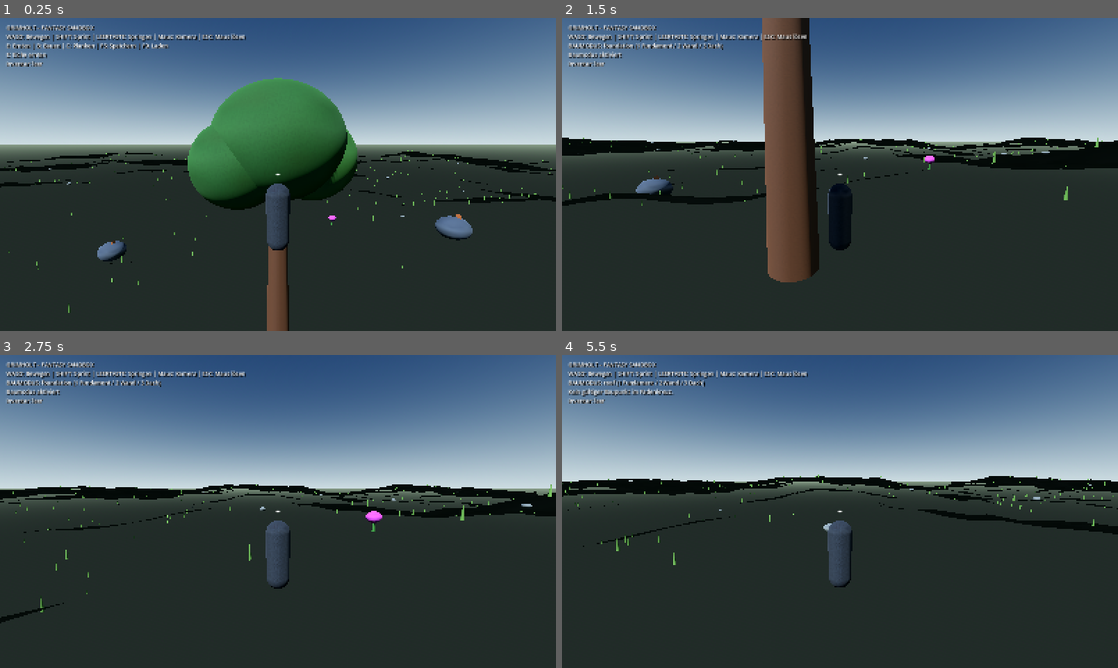
Above: before the commit, frames 1-4 (two rows, left to right).
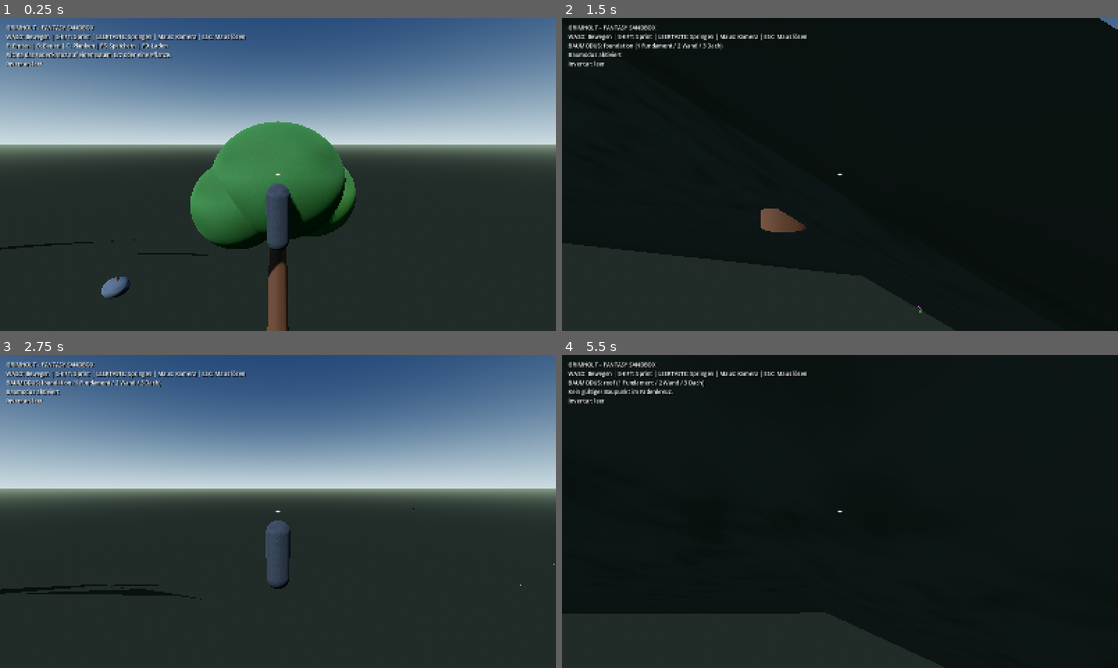
Above: after the commit, the same moments.

Repository: HazelTheSquirrel/Grimholt-Test
Game: Godot game, scene res://scenes/main.tscn
Two runs of this game, one before a commit and one after it. Both use one fixed random seed, a clock stepped at 60 frames per second and the inputs below.
Inputs (mouse positions are in pixels of both pictures, inside the frame that each line leads up to):
- Up to frame 1 (0.25 s): no input
- Up to frame 2 (1.5 s): tap Enter at 0.5 s; move the mouse to (867, 174) at 0.52 s; hold W (move_forward) from 0.53 s (still down); tap E at 0.6 s; click (867, 174) at 0.67 s; tap Space at 0.77 s; move the mouse to (812, 174) at 1.27 s; tap B at 1.35 s
- Up to frame 3 (2.75 s): keep holding W (move_forward); tap Space at 1.52 s; move the mouse to (289, 505) at 2.02 s; tap 1 at 2.1 s
- Up to frame 4 (5.5 s): keep holding W (move_forward); move the mouse to (834, 517) at 2.77 s; tap 2 at 2.85 s; click (834, 517) at 2.92 s; tap Space at 3.02, 3.77, 4.52 s; move the mouse to (878, 514) at 3.52 s; tap 3 at 3.6 s; move the mouse to (795, 508) at 4.27 s; tap C at 4.35 s; move the mouse to (845, 511) at 5.02 s; hold Shift from 5.03 s (still down); click (845, 511) at 5.17 s

The runs differ from the first frame. In frame 1, 15% of the frame differs, in the area x 0-100%, y 10-100%; in frame 2, 65%, in the area x 0-100%, y 0-100%; in frame 3, 4.9%; in frame 4, 55%.

Commit message:
Build streamed 10,000 km² procedural world foundation

Diff:
--- a/Grimholt/scripts/world/terrain_world.gd
+++ b/Grimholt/scripts/world/terrain_world.gd
@@ -3,51 +3,100 @@
 class_name GrimholtTerrainWorld
 
 const ResourceNodeScript = preload("res://scripts/world/resource_node.gd")
-
-@export_range(24, 96, 8) var extent: int = 64:
-    set(value):
-        extent = value
-        if is_inside_tree():
-            generate()
-@export_range(1.0, 4.0, 0.5) var cell_size: float = 2.0:
-    set(value):
-        cell_size = value
-        if is_inside_tree():
-            generate()
+const WORLD_SIZE_METERS := 100000.0
+const WORLD_AREA_KM2 := 10000.0
+const CHUNK_SIZE := 1000.0
+const CHUNK_RESOLUTION := 32
+const STREAM_RADIUS := 1
+
+@export_range(24, 96, 8) var extent: int = 64
+@export_range(1.0, 4.0, 0.5) var cell_size: float = 2.0
 @export var terrain_seed: int = 472901:
     set(value):
         terrain_seed = value
         if is_inside_tree():
+            _rebuild_noise()
             generate()
 
 var terrain_noise := FastNoiseLite.new()
 var detail_noise := FastNoiseLite.new()
+var ridge_noise := FastNoiseLite.new()
+var river_noise := FastNoiseLite.new()
 var terrain_mesh: ArrayMesh
 var generated_root: Node3D
 var known_resource_ids: Array[String] = []
+var active_chunks: Dictionary = {}
+var _last_center := Vector2i(2147483647, 2147483647)
+var _terrain_material: StandardMaterial3D
 
 func _ready() -> void:
+    _rebuild_noise()
     generate()
 
+func _rebuild_noise() -> void:
+    terrain_noise.seed = terrain_seed
+    terrain_noise.noise_type = FastNoiseLite.TYPE_SIMPLEX_SMOOTH
+    terrain_noise.frequency = 0.000075
+    terrain_noise.fractal_type = FastNoiseLite.FRACTAL_FBM
+    terrain_noise.fractal_octaves = 5
+    terrain_noise.fractal_gain = 0.48
+    detail_noise.seed = terrain_seed + 97
+    detail_noise.noise_type = FastNoiseLite.TYPE_SIMPLEX
+    detail_noise.frequency = 0.0018
+    detail_noise.fractal_octaves = 3
+    ridge_noise.seed = terrain_seed + 211
+    ridge_noise.noise_type = FastNoiseLite.TYPE_SIMPLEX
+    ridge_noise.frequency = 0.00012
+    ridge_noise.fractal_octaves = 4
+    river_noise.seed = terrain_seed + 419
+    river_noise.noise_type = FastNoiseLite.TYPE_SIMPLEX
+    river_noise.frequency = 0.000035
+    _terrain_material = _make_terrain_material()
+
 func height_at(x: float, z: float) -> float:
-    var broad := terrain_noise.get_noise_2d(x, z) * 4.8
-    var detail := detail_noise.get_noise_2d(x, z) * 0.8
-    var ridge := pow(1.0 - absf(terrain_noise.get_noise_2d(x * 0.45 + 180.0, z * 0.45 - 90.0)), 2.0) * 1.8
-    return 1.6 + broad + detail + ridge
+    # Broad continental forms, mountain ridges and a carved, meandering river basin.
+    var continental := terrain_noise.get_noise_2d(x, z)
+    var ridge := 1.0 - absf(ridge_noise.get_noise_2d(x, z))
+    var mountain_mask := smoothstep(0.18, 0.62, continental + ridge * 0.28)
+    var mountains := pow(ridge, 2.2) * 720.0 * mountain_mask
+    var hills := continental * 115.0
+    var detail := detail_noise.get_noise_2d(x, z) * 9.0
+    var river_center := 12500.0 + river_noise.get_noise_2d(0.0, z * 0.42) * 10500.0
+    var river_distance := absf(x - river_center)
+    var river_valley := exp(-river_distance / 2600.0) * 52.0
+    var channel := exp(-river_distance / 145.0) * 13.0
+    return 95.0 + hills + mountains + detail - river_valley - channel
+
+func biome_at(x: float, z: float) -> int:
+    var climate := detail_noise.get_noise_2d(x * 0.28 + 900.0, z * 0.28 - 400.0)
+    var elevation := height_at(x, z)
+    if elevation > 540.0:
+        return 3 # alpine rock
+    if elevation > 340.0:
+        return 2 # highland / conifer belt
+    if climate < -0.28:
+        return 4 # heath / dry grassland
+    if climate > 0.30:
+        return 1 # dense temperate forest
+    return 0 # meadow and mixed woodland
 
 func _terrain_color(position: Vector3, normal: Vector3) -> Color:
-    var height_factor := clampf((position.y - 1.0) / 8.0, 0.0, 1.0)
+    var biome := biome_at(position.x, position.z)
     var slope := 1.0 - normal.dot(Vector3.UP)
-    var variation := detail_noise.get_noise_2d(position.x * 1.7, position.z * 1.7) * 0.045
-    var grass := Color(0.22, 0.36, 0.16)
-    var moss := Color(0.34, 0.37, 0.18)
-    var stone := Color(0.43, 0.43, 0.42)
-    var scree := Color(0.30, 0.32, 0.32)
-    var color := grass.lerp(moss, clampf((0.25 - height_factor) * 2.2, 0.0, 1.0))
-    color = color.lerp(stone, clampf(maxf(slope * 1.5, height_factor * 0.9), 0.0, 0.92))
-    if slope > 0.48:
-        color = color.lerp(scree, clampf((slope - 0.48) * 1.8, 0.0, 0.7))
-    return color.lightened(variation)
+    var variation := detail_noise.get_noise_2d(position.x * 0.11, position.z * 0.11) * 0.055
+    var palette := [
+        Color(0.25, 0.39, 0.18),
+        Color(0.13, 0.29, 0.13),
+        Color(0.31, 0.34, 0.24),
+        Color(0.42, 0.43, 0.41),
+        Color(0.47, 0.42, 0.25)
+    ]
+    var base: Color = palette[biome]
+    if slope > 0.42:
+        base = base.lerp(Color(0.39, 0.40, 0.39), clampf((slope - 0.42) * 1.7, 0.0, 0.92))
+    if position.y > 700.0:
+        base = base.lerp(Color(0.82, 0.85, 0.86), clampf((position.y - 700.0) / 300.0, 0.0, 0.8))
+    return base.lightened(variation)
 
 func _make_terrain_material() -> StandardMaterial3D:
     var texture_noise := FastNoiseLite.new()
@@ -55,81 +104,184 @@
     texture_noise.noise_type = FastNoiseLite.TYPE_SIMPLEX
     texture_noise.frequency = 0.035
     texture_noise.fractal_type = FastNoiseLite.FRACTAL_FBM
-    texture_noise.fractal_octaves = 4
+    texture_noise.fractal_octaves = 5
     var albedo_texture := NoiseTexture2D.new()
     albedo_texture.width = 512
     albedo_texture.height = 512
     albedo_texture.seamless = true
     albedo_texture.noise = texture_noise
-    var texture_ramp := Gradient.new()
-    texture_ramp.set_color(0, Color(0.76, 0.79, 0.70, 1.0))
-    texture_ramp.add_point(0.5, Color(0.90, 0.92, 0.84, 1.0))
-    texture_ramp.set_color(1, Color(1.0, 1.0, 1.0, 1.0))
-    albedo_texture.color_ramp = texture_ramp
+    var ramp := Gradient.new()
+    ramp.set_color(0, Color(0.72, 0.75, 0.65))
+    ramp.add_point(0.5, Color(0.91, 0.91, 0.83))
+    ramp.set_color(1, Color(1.0, 1.0, 1.0))
+    albedo_texture.color_ramp = ramp
     var material := StandardMaterial3D.new()
     material.albedo_texture = albedo_texture
     material.vertex_color_use_as_albedo = true
     material.uv1_triplanar = true
-    material.uv1_scale = Vector3(0.16, 0.16, 0.16)
+    material.uv1_scale = Vector3(0.10, 0.10, 0.10)
     material.roughness = 1.0
     return material
 
 func generate() -> void:
     if not is_inside_tree():
         return
-    terrain_noise.seed = terrain_seed
-    terrain_noise.noise_type = FastNoiseLite.TYPE_SIMPLEX_SMOOTH
-    terrain_noise.frequency = 0.012
-    terrain_noise.fractal_octaves = 4
-    detail_noise.seed = terrain_seed + 97
-    detail_noise.noise_type = FastNoiseLite.TYPE_SIMPLEX
-    detail_noise.frequency = 0.055
-    detail_noise.fractal_octaves = 3
     if generated_root != null and is_instance_valid(generated_root):
         generated_root.free()
     generated_root = Node3D.new()
-    generated_root.name = "GeneratedTerrain"
+    generated_root.name = "StreamedWorld"
     add_child(generated_root)
-
+    active_chunks.clear()
+    _last_center = Vector2i(2147483647, 2147483647)
+    update_streaming(Vector3.ZERO)
+
+func update_streaming(world_position: Vector3) -> void:
+    if generated_root == null or not is_instance_valid(generated_root):
+        return
+    var center := Vector2i(floori(world_position.x / CHUNK_SIZE), floori(world_position.z / CHUNK_SIZE))
+    if center == _last_center:
+        return
+    _last_center = center
+    var wanted: Dictionary = {}
+    for cz in range(center.y - STREAM_RADIUS, center.y + STREAM_RADIUS + 1):
+        for cx in range(center.x - STREAM_RADIUS, center.x + STREAM_RADIUS + 1):
+            if absf(float(cx) * CHUNK_SIZE) > WORLD_SIZE_METERS * 0.5 or absf(float(cz) * CHUNK_SIZE) > WORLD_SIZE_METERS * 0.5:
+                continue
+            var key := Vector2i(cx, cz)
+            wanted[key] = true
+            if not active_chunks.has(key):
+                active_chunks[key] = _create_chunk(cx, cz)
+    var remove_keys: Array = []
+    for key in active_chunks.keys():
+        if not wanted.has(key):
+            var old_chunk: Node3D = active_chunks[key]
+            old_chunk.queue_free()
+            remove_keys.append(key)
+    for key in remove_keys:
+        active_chunks.erase(key)
+
+func _create_chunk(chunk_x: int, chunk_z: int) -> Node3D:
+    var chunk := Node3D.new()
+    chunk.name = "Chunk_%d_%d" % [chunk_x, chunk_z]
+    chunk.position = Vector3(float(chunk_x) * CHUNK_SIZE, 0.0, float(chunk_z) * CHUNK_SIZE)
+    generated_root.add_child(chunk)
     var surface := SurfaceTool.new()
     surface.begin(Mesh.PRIMITIVE_TRIANGLES)
-    for z in range(-extent, extent):
-        for x in range(-extent, extent):
-            var x0 := float(x) * cell_size
-            var x1 := float(x + 1) * cell_size
-            var z0 := float(z) * cell_size
-            var z1 := float(z + 1) * cell_size
-            var a := Vector3(x0, height_at(x0, z0), z0)
-            var b := Vector3(x1, height_at(x1, z0), z0)
-            var c := Vector3(x0, height_at(x0, z1), z1)
-            var d := Vector3(x1, height_at(x1, z1), z1)
-            _add_colored_triangle(surface, a, c, b)
-            _add_colored_triangle(surface, b, c, d)
+    var step := CHUNK_SIZE / float(CHUNK_RESOLUTION)
+    for z in range(CHUNK_RESOLUTION):
+        for x in range(CHUNK_RESOLUTION):
+            var x0 := float(x) * step
+            var x1 := float(x + 1) * step
+            var z0 := float(z) * step
+            var z1 := float(z + 1) * step
+            var a := Vector3(x0, height_at(chunk.position.x + x0, chunk.position.z + z0), z0)
+            var b := Vector3(x1, height_at(chunk.position.x + x1, chunk.position.z + z0), z0)
+            var c := Vector3(x0, height_at(chunk.position.x + x0, chunk.position.z + z1), z1)
+            var d := Vector3(x1, height_at(chunk.position.x + x1, chunk.position.z + z1), z1)
+            _add_colored_triangle(surface, a, c, b, chunk.position)
+            _add_colored_triangle(surface, b, c, d, chunk.position)
     surface.generate_normals()
-    terrain_mesh = surface.commit()
-    var terrain_visual := MeshInstance3D.new()
-    terrain_visual.name = "TerrainSurface"
-    terrain_visual.mesh = terrain_mesh
-    terrain_visual.material_override = _make_terrain_material()
-    generated_root.add_child(terrain_visual)
-
-    var terrain_body := StaticBody3D.new()
-    terrain_body.name = "TerrainCollision"
-    var terrain_collision := CollisionShape3D.new()
-    var terrain_shape := terrain_mesh.create_trimesh_shape()
-    terrain_shape.backface_collision = true
-    terrain_collision.shape = terrain_shape
-    terrain_body.add_child(terrain_collision)
-    generated_root.add_child(terrain_body)
-
-func _add_colored_triangle(surface: SurfaceTool, a: Vector3, b: Vector3, c: Vector3) -> void:
+    var mesh := surface.commit()
+    var visual := MeshInstance3D.new()
+    visual.name = "TerrainSurface"
+    visual.mesh = mesh
+    visual.material_override = _terrain_material
+    chunk.add_child(visual)
+    var body := StaticBody3D.new()
+    body.name = "TerrainCollision"
+    var collision := CollisionShape3D.new()
+    var shape := mesh.create_trimesh_shape()
+    shape.backface_collision = true
+    collision.shape = shape
+    body.add_child(collision)
+    chunk.add_child(body)
+    _populate_chunk_foliage(chunk, chunk_x, chunk_z)
+    if chunk_x == 0 and chunk_z == 0:
+        terrain_mesh = mesh
+    return chunk
+
+func _add_colored_triangle(surface: SurfaceTool, a: Vector3, b: Vector3, c: Vector3, chunk_origin: Vector3) -> void:
     var face_normal := Plane(a, b, c).normal
-    surface.set_color(_terrain_color(a, face_normal))
+    surface.set_color(_terrain_color(a + chunk_origin, face_normal))
     surface.add_vertex(a)
-    surface.set_color(_terrain_color(b, face_normal))
+    surface.set_color(_terrain_color(b + chunk_origin, face_normal))
     surface.add_vertex(b)
-    surface.set_color(_terrain_color(c, face_normal))
+    surface.set_color(_terrain_color(c + chunk_origin, face_normal))
     surface.add_vertex(c)
+
+func _populate_chunk_foliage(chunk: Node3D, chunk_x: int, chunk_z: int) -> void:
+    var rng := RandomNumberGenerator.new()
+    rng.seed = abs(terrain_seed + chunk_x * 73856093 + chunk_z * 19349663)
+    var trunk_mesh := CylinderMesh.new()
+    trunk_mesh.top_radius = 0.16
+    trunk_mesh.bottom_radius = 0.30
+    trunk_mesh.height = 5.0
+    var trunk_mat := StandardMaterial3D.new()
+    trunk_mat.albedo_color = Color(0.25, 0.16, 0.09)
+    var trunk_batch := MultiMesh.new()
+    trunk_batch.transform_format = MultiMesh.TRANSFORM_3D
+    trunk_batch.mesh = trunk_mesh
+    trunk_batch.instance_count = 90
+    var crown_mesh := SphereMesh.new()
+    crown_mesh.radius = 2.6
+    crown_mesh.height = 5.8
+    var crown_mat := StandardMaterial3D.new()
+    crown_mat.albedo_color = Color(0.12, 0.27, 0.11)
+    crown_mat.roughness = 1.0
+    var crown_batch := MultiMesh.new()
+    crown_batch.transform_format = MultiMesh.TRANSFORM_3D
+    crown_batch.mesh = crown_mesh
+    crown_batch.instance_count = 90
+    var grass_mesh := CylinderMesh.new()
+    grass_mesh.top_radius = 0.008
+    grass_mesh.bottom_radius = 0.045
+    grass_mesh.height = 0.38
+    var grass_mat := StandardMaterial3D.new()
+    grass_mat.albedo_color = Color(0.29, 0.43, 0.19)
+    var grass_batch := MultiMesh.new()
+    grass_batch.transform_format = MultiMesh.TRANSFORM_3D
+    grass_batch.mesh = grass_mesh
+    grass_batch.instance_count = 240
+    var actual_trees := 0
+    for index in range(90):
+        var px := rng.randf_range(18.0, CHUNK_SIZE - 18.0)
+        var pz := rng.randf_range(18.0, CHUNK_SIZE - 18.0)
+        var wx := chunk.position.x + px
+        var wz := chunk.position.z + pz
+        var biome := biome_at(wx, wz)
+        var river_x := 12500.0 + river_noise.get_noise_2d(0.0, wz * 0.42) * 10500.0
+        if biome == 3 or absf(wx - river_x) < 360.0 or rng.randf() > (0.78 if biome == 1 else 0.43):
+            continue
+        var ground := height_at(wx, wz)
+        var scale := rng.randf_range(0.72, 1.45)
+        var transform := Transform3D(Basis().scaled(Vector3(scale, scale, scale)), Vector3(px, ground + 2.5 * scale, pz))
+        trunk_batch.set_instance_transform(actual_trees, transform)
+        var crown_transform := Transform3D(Basis().scaled(Vector3(scale, scale, scale)), Vector3(px, ground + 6.0 * scale, pz))
+        crown_batch.set_instance_transform(actual_trees, crown_transform)
+        actual_trees += 1
+    trunk_batch.instance_count = actual_trees
+    crown_batch.instance_count = actual_trees
+    var trunks := MultiMeshInstance3D.new()
+    trunks.name = "ForestTrunks"
+    trunks.multimesh = trunk_batch
+    trunks.material_override = trunk_mat
+    chunk.add_child(trunks)
+    var crowns := MultiMeshInstance3D.new()
+    crowns.name = "ForestCanopies"
+    crowns.multimesh = crown_batch
+    crowns.material_override = crown_mat
+    chunk.add_child(crowns)
+    for index in range(grass_batch.instance_count):
+        var gx := rng.randf_range(0.0, CHUNK_SIZE)
+        var gz := rng.randf_range(0.0, CHUNK_SIZE)
+        var gy := height_at(chunk.position.x + gx, chunk.position.z + gz)
+        var scale := rng.randf_range(0.7, 1.4)
+        grass_batch.set_instance_transform(index, Transform3D(Basis().rotated(Vector3.UP, rng.randf_range(0.0, TAU)).scaled(Vector3(scale, scale, scale)), Vector3(gx, gy + 0.18, gz)))
+    var grass := MultiMeshInstance3D.new()
+    grass.name = "GrassCover"
+    grass.multimesh = grass_batch
+    grass.material_override = grass_mat
+    chunk.add_child(grass)
 
 func populate_resources(inventory: GrimholtInventory) -> void:
     known_resource_ids.clear()
@@ -155,61 +307,6 @@
         var pz := float(entry["z"])
         node.position = Vector3(px, height_at(px, pz), pz)
         add_child(node)
-    _populate_ground_cover()
-
-func _populate_ground_cover() -> void:
-    var rng := RandomNumberGenerator.new()
-    rng.seed = terrain_seed + 8103
-
-    var grass_mesh := CylinderMesh.new()
-    grass_mesh.top_radius = 0.008
-    grass_mesh.bottom_radius = 0.055
-    grass_mesh.height = 0.48
-    grass_mesh.radial_segments = 5
-    var grass_material := StandardMaterial3D.new()
-    grass_material.albedo_color = Color(0.28, 0.43, 0.18)
-    grass_material.roughness = 1.0
-    var grass_batch := MultiMesh.new()
-    grass_batch.transform_format = MultiMesh.TRANSFORM_3D
-    grass_batch.mesh = grass_mesh
-    grass_batch.instance_count = 2800
-    for index in range(grass_batch.instance_count):
-        var px := rng.randf_range(-extent * cell_size + 4.0, extent * cell_size - 4.0)
-        var pz := rng.randf_range(-extent * cell_size + 4.0, extent * cell_size - 4.0)
-        if Vector2(px, pz).length() < 9.0:
-            px += 12.0
-        var scale := rng.randf_range(0.65, 1.35)
-        var basis := Basis().rotated(Vector3.UP, rng.randf_range(0.0, TAU)).scaled(Vector3(scale, scale, scale))
-        var origin := Vector3(px, height_at(px, pz) + 0.22 * scale, pz)
-        grass_batch.set_instance_transform(index, Transform3D(basis, origin))
-    var grass_instance := MultiMeshInstance3D.new()
-    grass_instance.name = "GrassTufts"
-    grass_instance.multimesh = grass_batch
-    grass_instance.material_override = grass_material
-    add_child(grass_instance)
-
-    var stone_mesh := SphereMesh.new()
-    stone_mesh.radius = 0.24
-    stone_mesh.height = 0.32
-    var stone_material := StandardMaterial3D.new()
-    stone_material.albedo_color = Color(0.38, 0.40, 0.39)
-    stone_material.roughness = 0.96
-    var stone_batch := MultiMesh.new()
-    stone_batch.transform_format = MultiMesh.TRANSFORM_3D
-    stone_batch.mesh = stone_mesh
-    stone_batch.instance_count = 96
-    for index in range(stone_batch.instance_count):
-        var px := rng.randf_range(-extent * cell_size + 4.0, extent * cell_size - 4.0)
-        var pz := rng.randf_range(-extent * cell_size + 4.0, extent * cell_size - 4.0)
-        var scale := rng.randf_range(0.45, 1.8)
-        var basis := Basis().rotated(Vector3.UP, rng.randf_range(0.0, TAU)).scaled(Vector3(scale, scale * rng.randf_range(0.7, 1.2), scale))
-        var origin := Vector3(px, height_at(px, pz) + 0.10 * scale, pz)
-        stone_batch.set_instance_transform(index, Transform3D(basis, origin))
-    var stone_instance := MultiMeshInstance3D.new()
-    stone_instance.name = "ScatteredStones"
-    stone_instance.multimesh = stone_batch
-    stone_instance.material_override = stone_material
-    add_child(stone_instance)
 
 func has_resource_id(resource_key: String) -> bool:
     return known_resource_ids.has(resource_key)
